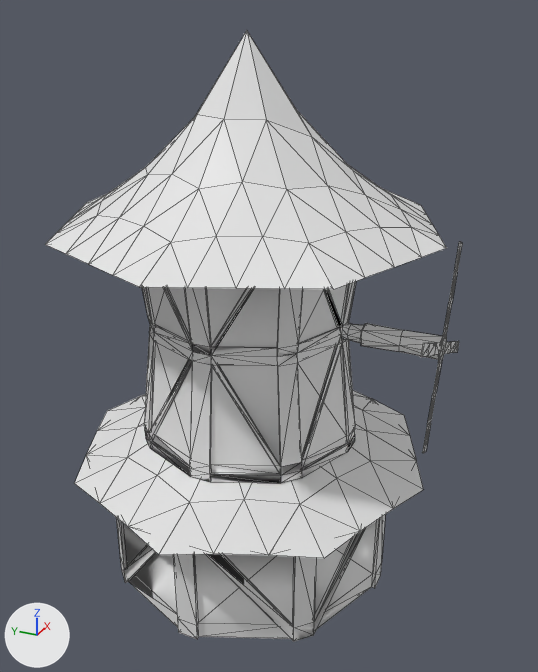
An edit to the OBJ model resources/Windmill.obj, drawn before and after from the same camera.
The view is the same before and after, from a camera (50 mm lens) standing at (-8.22, -3.98, 7.68) and looking at (0.04, -0.26, 3.54). Every picture has the same lights, and +X, +Y and +Z are marked at lower left. Mesh edges are drawn as thin lines. Where no turn or scale is listed for an object, it has been applied to the vertices.

The scene before the commit, as lines of its bpy script (objects in view):
```python
me_cylinder = bpy.data.meshes.new('Cylinder')
me_cylinder.from_pydata(...)  # 736 vertices, 1707 faces; spans x -2.5..2.5, y -2.56..2.5, z 0.0..7.32
# faces by material slot: [85, 246, 1368, 8]
me_cylinder.materials.append(mat_wall)  # white #e7e7e7
me_cylinder.materials.append(mat_roof)  # white #e7e7e7
me_cylinder.materials.append(mat_wood)  # white #e7e7e7
me_cylinder.materials.append(mat_dark)  # white #e7e7e7
ob_cylinder = bpy.data.objects.new('Cylinder', me_cylinder)
ob_cylinder.location = (0.0, 0.0, 0.0)
```
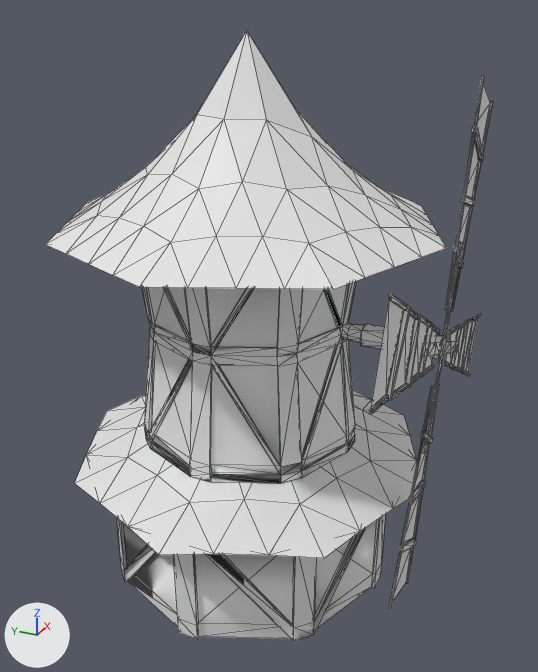
What differs and where, as boxes (x1, y1, x2, y2) in the pictures (538 x 672 px):
'Cylinder', reshaped (7% wider)
    before: (45, 31, 462, 641)
    after: (45, 31, 493, 641)
part 1 of me_cylinder, added
    after: (369, 76, 493, 610)

What the commit changed:
Material 'Blade' (mat_blade) is new.
Its base color is (0.8, 0.8, 0.8) (white #e7e7e7).
Its roughness is 0.4.
me_cylinder is used by ob_cylinder; location (0.0, 0.0, 0.0).
me_cylinder had 736 vertices, 1707 faces and spanned x -2.5..2.5, y -2.56..2.5, z 0.0..7.32.
me_cylinder now has 1344 vertices, 3131 faces and spans x -3.03..3.03, y -2.58..2.5, z 0.0..7.32.
me_cylinder part 1: 608 vertices added at x -3.03..3.03, y -2.58..-2.53, z 0.8..6.87.
me_cylinder now uses material mat_blade (white #e7e7e7).
